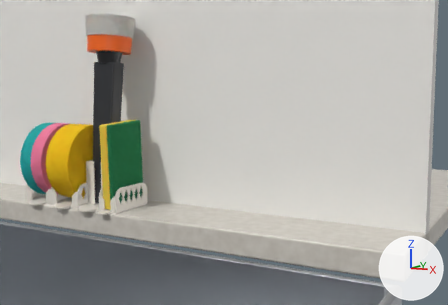
The Blender file sinkdock/models/SD01_SinkDock.blend, before and after one commit.
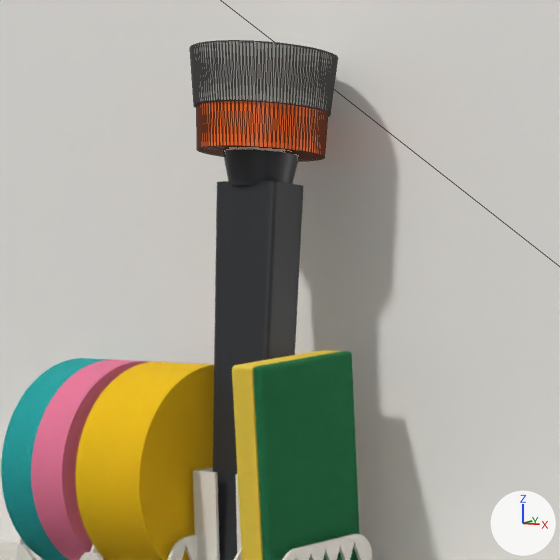
There are two pictures of each version: one from a camera (50 mm lens) standing at (663.0, -621.0, 178.0) and looking at (258.0, 111.0, 73.0), one close up on the part from 4% to 47% of the width and 0% to 63% of the height. The axes (+X, +Y, +Z) are drawn at lower right. The lights are the same throughout. The last two pictures show the newer version. The close-ups show mesh edges as thin lines.

The first close-up shows 'Backsplash', 'Item_brush_bristles', 'Item_brush_handle', 'Item_brush_head', 'Item_flat_sponge', 'Item_flat_sponge_pad', 'Item_round_sponge_A', 'Item_round_sponge_B_foam', 'Item_round_sponge_B_scrub', 'SD01_SinkDock' and 1 more.
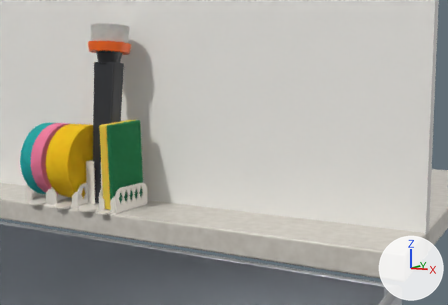
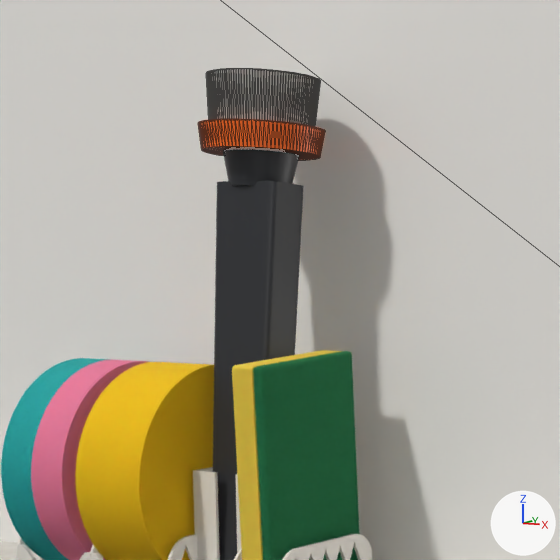
The change in detail:
me_item_brush_head is used by ob_item_brush_head; location (114.6, 32.5, 4.7); rotation (-0.0873, 0.0, 0.0), in degrees (-5, 0, 0).
me_item_brush_head had 192 vertices, 380 faces and spanned x -30.0..30.0, y -30.0..30.0, z 204.0..226.0.
me_item_brush_head now has 192 vertices, 380 faces and spans x -29.0..29.0, y -29.0..29.0, z 204.0..216.0.
me_item_brush_head part 1: 192 vertices removed from x -30.0..30.0, y -30.0..30.0, z 204.0..226.0; 192 vertices added at x -29.0..29.0, y -29.0..29.0, z 204.0..216.0, forming a 96-sided cut cone along z (radius 27.0 at the low end, 29.0 at the high end).
me_item_brush_bristles is used by ob_item_brush_bristles; location (114.6, 32.5, 4.7); rotation (-0.0873, 0.0, 0.0), in degrees (-5, 0, 0).
me_item_brush_bristles had 256 vertices, 508 faces and spanned x -33.5..33.5, y -33.5..33.5, z 224.0..250.0.
me_item_brush_bristles now has 256 vertices, 508 faces and spans x -26.0..26.0, y -26.0..26.0, z 215.0..239.0.
me_item_brush_bristles part 2: 256 of 256 vertices moved; they spanned x -33.5..33.5, y -33.5..33.5, z 224.0..250.0 and now span x -26.0..26.0, y -26.0..26.0, z 215.0..239.0; mean shift (0.0, 0.0, -10.0).

Pixel boxes (x1, y1, x2, y2) of what changed, in the close-ups (560 x 560 px):
'Item_brush_bristles', reshaped: before (190, 40, 338, 116); after (206, 68, 321, 126)
'Item_brush_head', reshaped (31% shorter): before (197, 101, 328, 161); after (198, 119, 325, 160)
